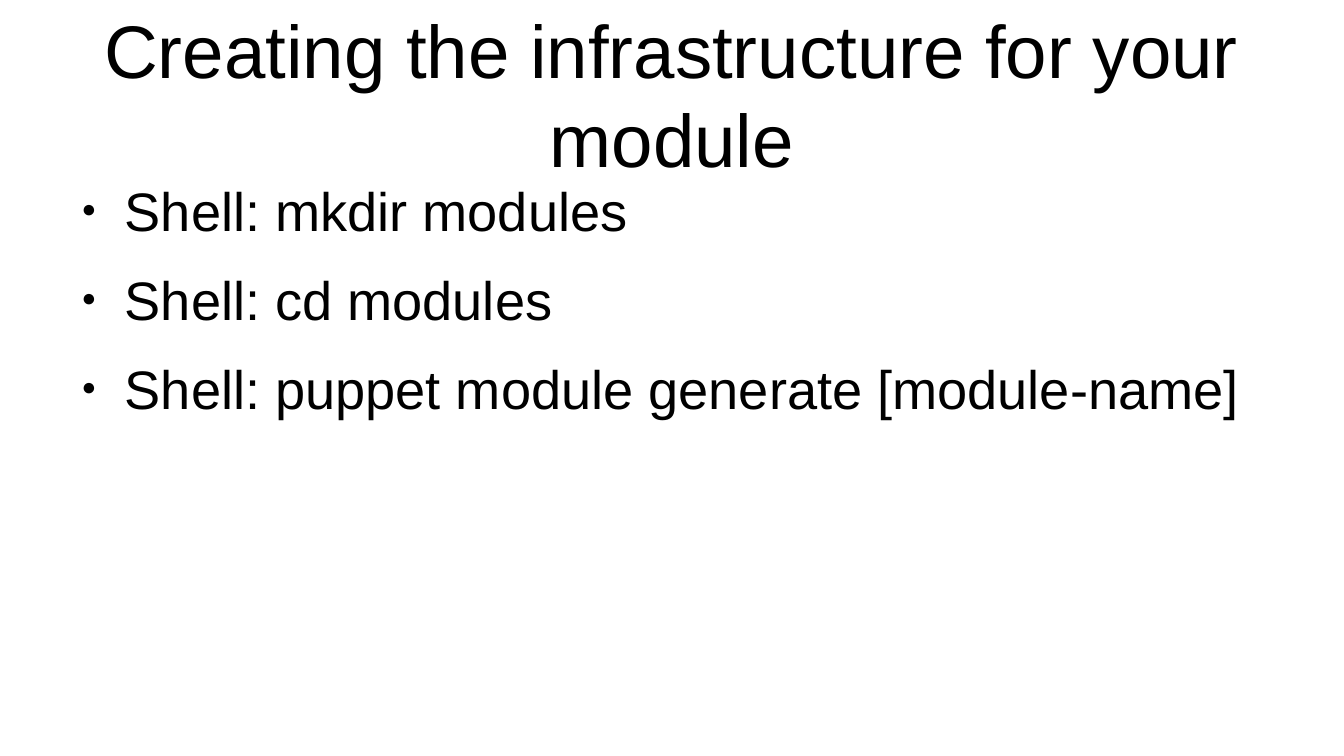
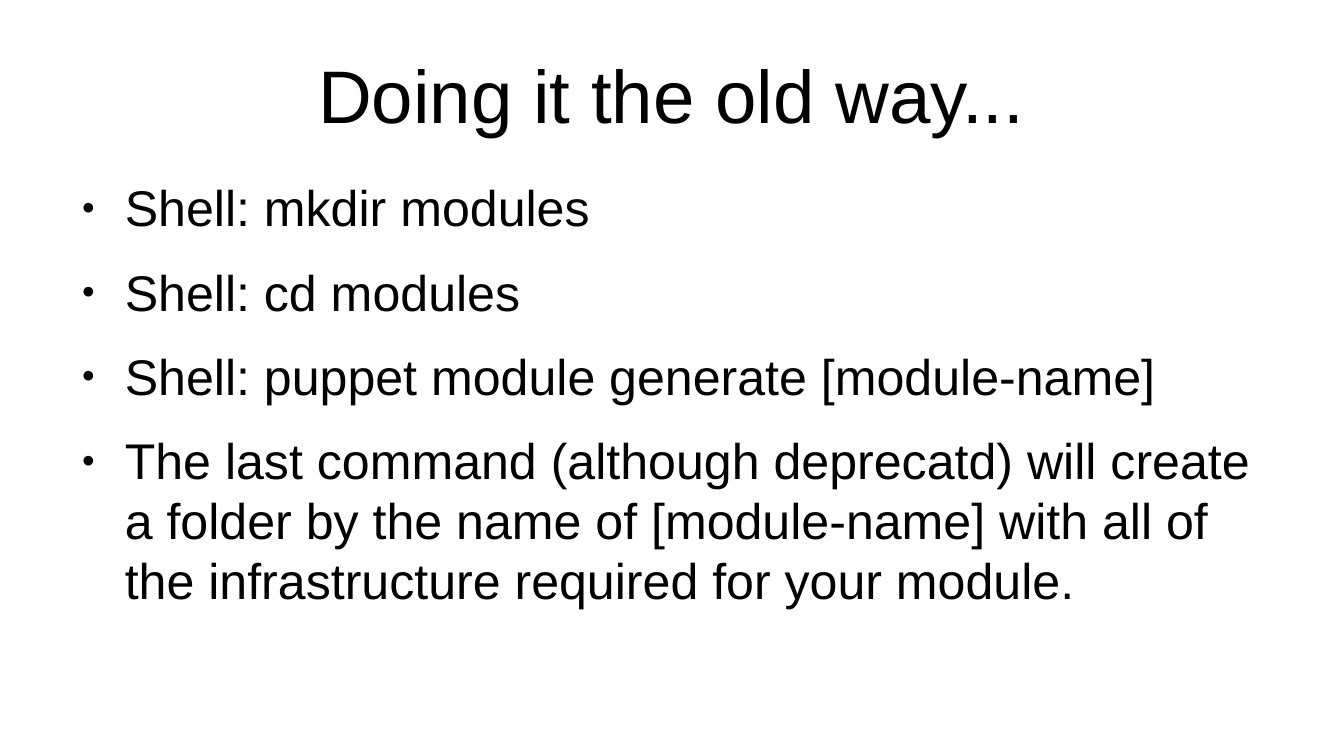
Before and after one commit to veltzer/teaching-puppet, a slide deck: slide 41 of slides.odp (slide 40 before the commit). Drawn at 1344x756 pixels with LibreOffice and Linux fonts; fonts in the diff are those of the drawing. Boxes give left, top, right and bottom in pixels: in the first picture for what was removed or moved away, otherwise in the second. Text is boxed around its words. In the diff, an @@ line names an element or a change of style, - is before the commit and + after.

```diff
--- a/slides.odp
+++ b/slides.odp
@@ title at (x1=318, y1=69, x2=1024, y2=137): text changed @@
-Creating the infrastructure for your module
+Doing it the old way...
@@ text at (x1=125, y1=189, x2=1155, y2=405): size 32 to 29.6 pt in "Shell: mkdir modules", "Shell: cd modules", "Shell: puppet module generate [module-name]" @@
@@ text at (x1=125, y1=442, x2=1249, y2=609): paragraph added @@
+● The last command (although deprecatd) will create a folder by the name of [module-name] with all of the infrastructure required for your module.
```
Also in this commit, not shown: 5 slides added, 20 other files.
